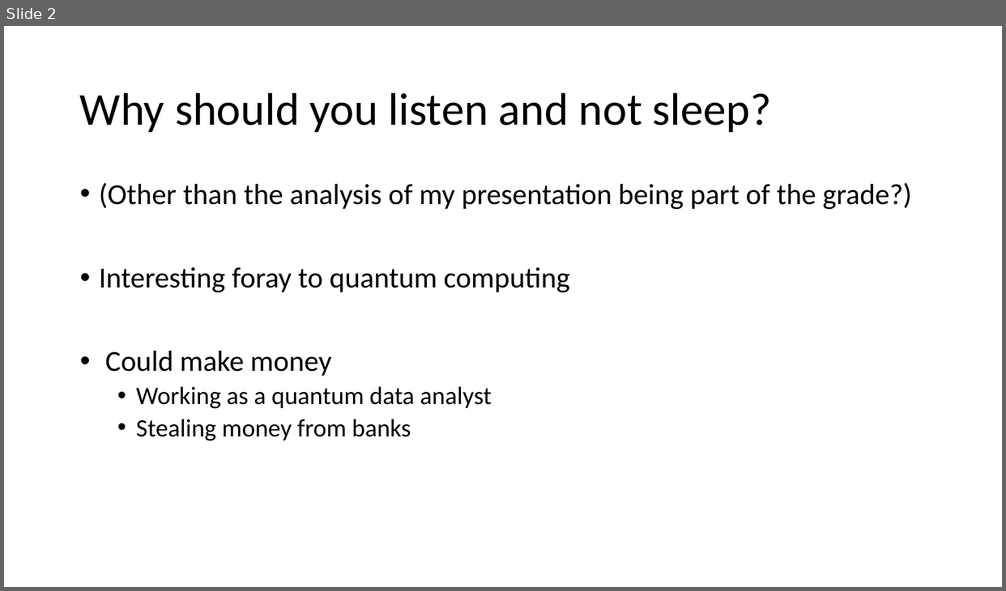
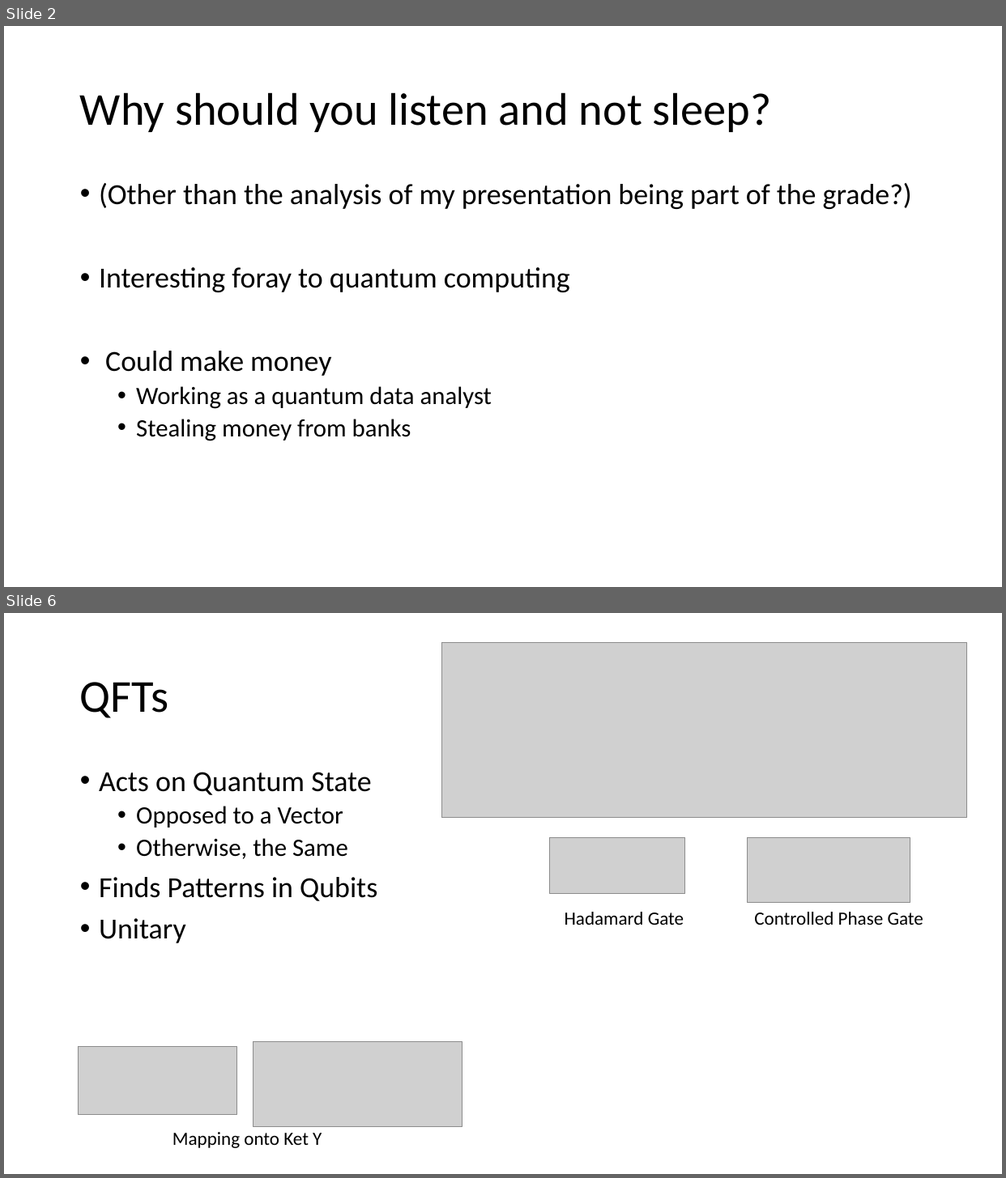
Before and after one commit to Corbin-Rochelle/E-and-M-Presentation, a slide deck: Discrete and Quantum Fourier Transforms.pptx. Shown one above the other, each under a label of ours: slide 2 before the commit, slides 2 and 6 after it; the slides between them are not shown. The pictures are 1006x591 and 1006x1178 pixels, drawn with LibreOffice and Linux fonts; fonts in the diff are those of the drawing; grey boxes stand for pictures. Boxes give left, top, right and bottom in pixels: in the first picture for what was removed or moved away, otherwise in the second. Text is boxed around its words. In the diff, an @@ line names an element or a change of style, - is before the commit and + after.

```diff
--- a/Discrete and Quantum Fourier Transforms.pptx
+++ b/Discrete and Quantum Fourier Transforms.pptx
@@ slide 6 added at (x1=4, y1=613, x2=1002, y2=1174), background #FFFFFF @@
@@ picture added at (x1=441, y1=643, x2=966, y2=818) @@
@@ title added at (x1=80, y1=682, x2=168, y2=718), 44 pt, text #000000 @@
+QFTs
@@ text added at (x1=99, y1=772, x2=377, y2=943), 28 pt, text #000000 @@
+• Acts on Quantum State
+  • Opposed to a Vector
+  • Otherwise, the Same
+• Finds Patterns in Qubits
+• Unitary
@@ picture added at (x1=550, y1=837, x2=685, y2=894) @@
@@ picture added at (x1=748, y1=838, x2=910, y2=903) @@
@@ text added at (x1=565, y1=912, x2=684, y2=925), 18 pt, text #000000 @@
+Hadamard Gate
@@ text added at (x1=754, y1=912, x2=923, y2=925), 18 pt, text #000000 @@
+Controlled Phase Gate
@@ picture added at (x1=78, y1=1047, x2=236, y2=1115) @@
@@ picture added at (x1=253, y1=1042, x2=462, y2=1127) @@
@@ text added at (x1=172, y1=1132, x2=322, y2=1148), 18 pt, text #000000 @@
+Mapping onto Ket Y
```
Also in this commit, not shown: 6 slides changed, 3 other slides added, 3 slides removed.
